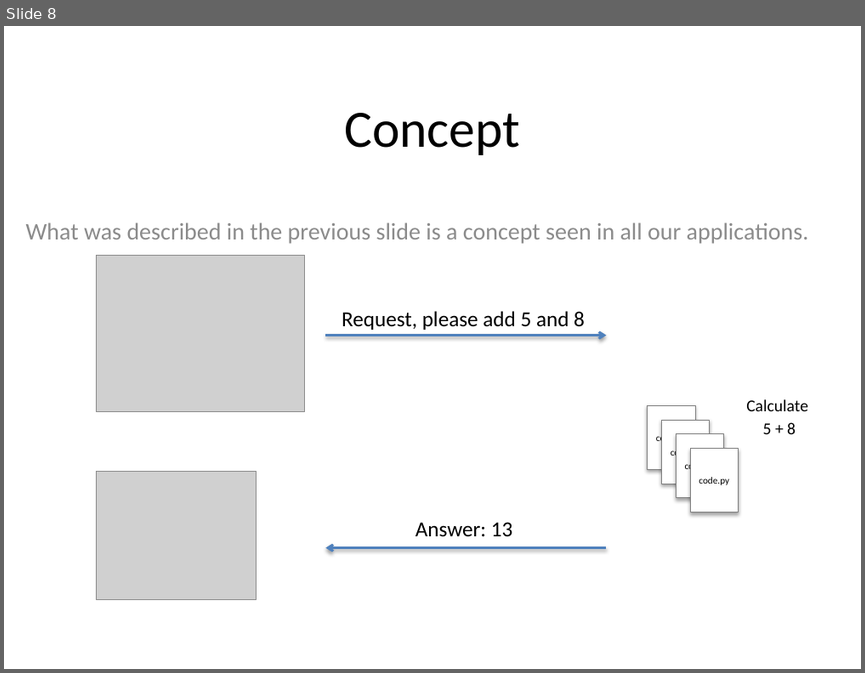
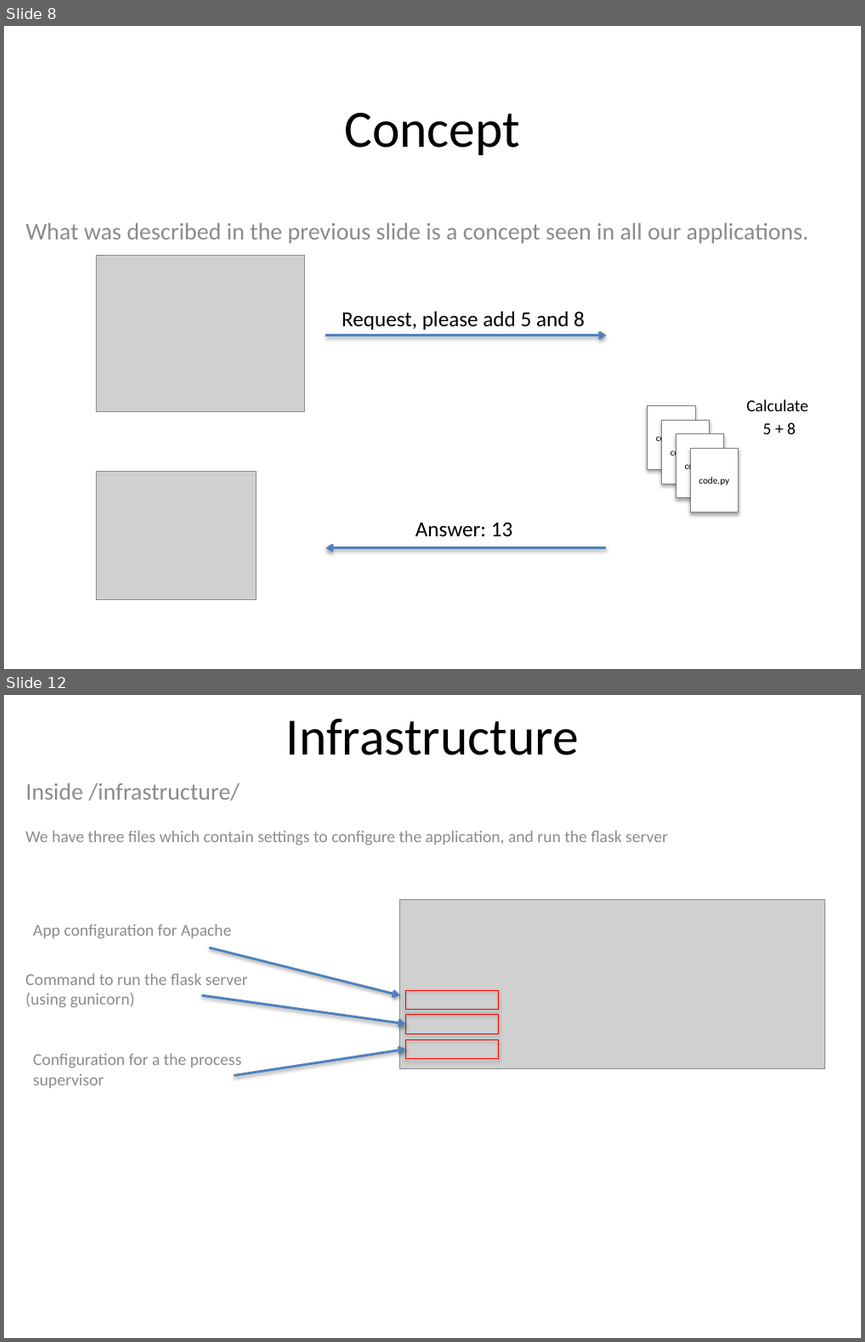
Before and after one commit to SMPirelli/local_dev_example, a slide deck: GuideBook.pptx. Shown one above the other, each under a label of ours: slide 8 before the commit, slides 8 and 12 after it; the slides between them are not shown. The pictures are 865x673 and 865x1342 pixels, drawn with LibreOffice and Linux fonts; fonts in the diff are those of the drawing; grey boxes stand for pictures. Boxes give left, top, right and bottom in pixels: in the first picture for what was removed or moved away, otherwise in the second. Text is boxed around its words. In the diff, an @@ line names an element or a change of style, - is before the commit and + after.

```diff
--- a/GuideBook.pptx
+++ b/GuideBook.pptx
@@ slide 12 added at box(4, 695, 861, 1338), background #FFFFFF @@
@@ title added at box(286, 718, 579, 755), 44 pt, text #000000 @@
+Infrastructure
@@ subtitle added at box(26, 783, 240, 800), 20 pt, text #8C8C8C @@
+Inside /infrastructure/
@@ text added at box(25, 830, 668, 845), 14 pt, text #8C8C8C @@
+We have three files which contain settings to configure the application, and run the flask server
@@ text added at box(33, 924, 231, 939), 14 pt, text #8C8C8C @@
+App configuration for Apache
@@ picture added at box(400, 899, 825, 1068) @@
@@ arrow added from (209, 947) to (400, 995), #4F81BD 2 pt @@
@@ text added at box(25, 973, 248, 1008), 14 pt, text #8C8C8C @@
+Command to run the flask server (using gunicorn)
@@ arrow added from (202, 995) to (406, 1024), #4F81BD 2 pt @@
@@ rectangle added at box(406, 990, 499, 1009), outline #FF0000 0.75 pt @@
@@ rectangle added at box(406, 1014, 499, 1033), outline #FF0000 0.75 pt @@
@@ arrow added from (234, 1076) to (406, 1049), #4F81BD 2 pt @@
@@ rectangle added at box(406, 1039, 499, 1059), outline #FF0000 0.75 pt @@
@@ text added at box(33, 1053, 242, 1088), 14 pt, text #8C8C8C @@
+Configuration for a the process supervisor
```
Also in this commit, not shown: 5 slides changed, 13 other slides added, 1 other file.
